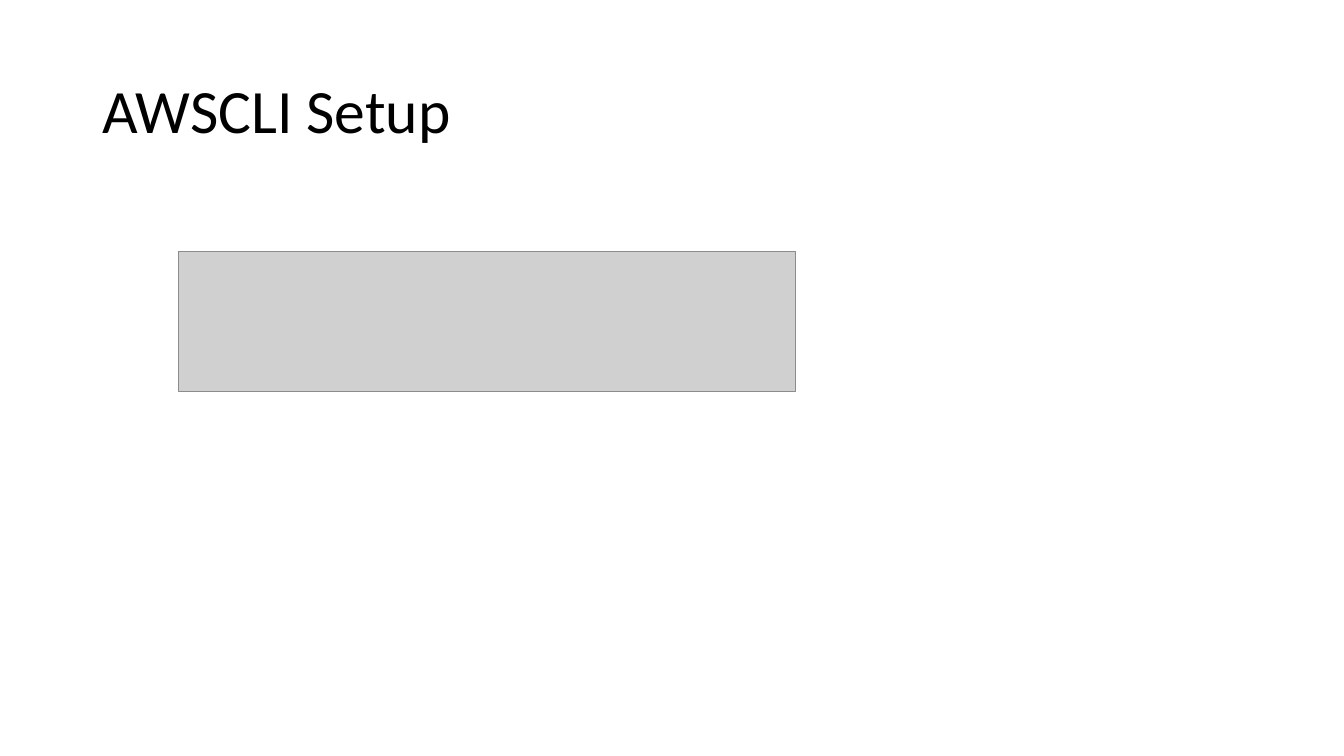
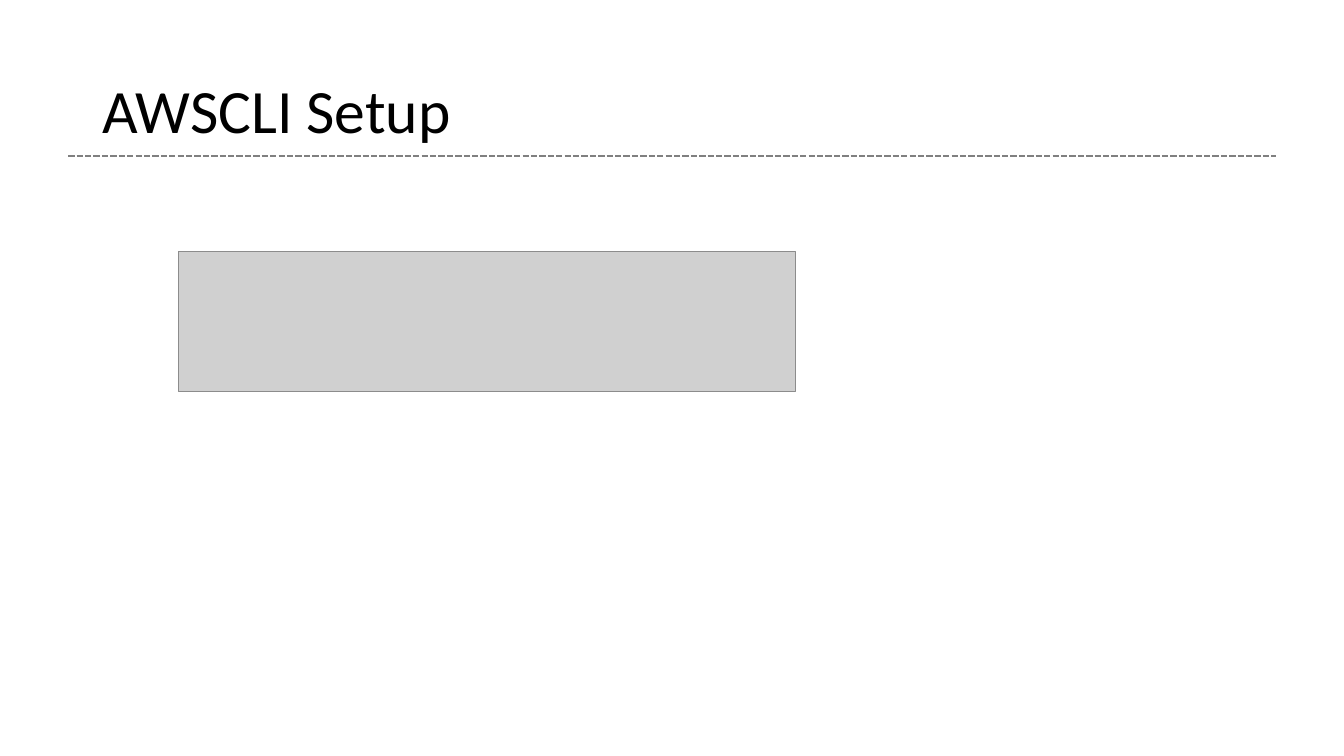
Before and after one commit to glenntu15/BuildVoterDatabase, a slide deck: slide 15 of Proj_presentation.pptx (slide 14 before the commit). Drawn at 1344x756 pixels with LibreOffice and Linux fonts; fonts in the diff are those of the drawing; grey boxes stand for pictures. Boxes give left, top, right and bottom in pixels: in the first picture for what was removed or moved away, otherwise in the second. Text is boxed around its words. In the diff, an @@ line names an element or a change of style, - is before the commit and + after.

```diff
--- a/Proj_presentation.pptx
+++ b/Proj_presentation.pptx
@@ line added from (69, 156) to (1276, 156), #808080 1.5 pt dashed @@
```
Also in this commit, not shown: 5 other slides changed, 4 slides added, 1 slide removed.
